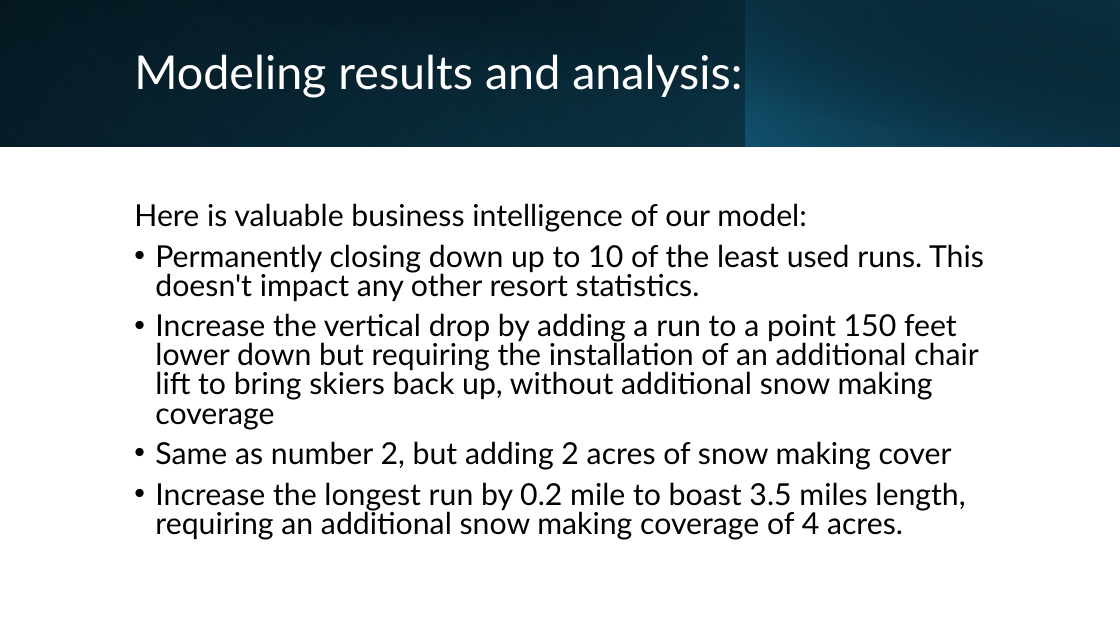
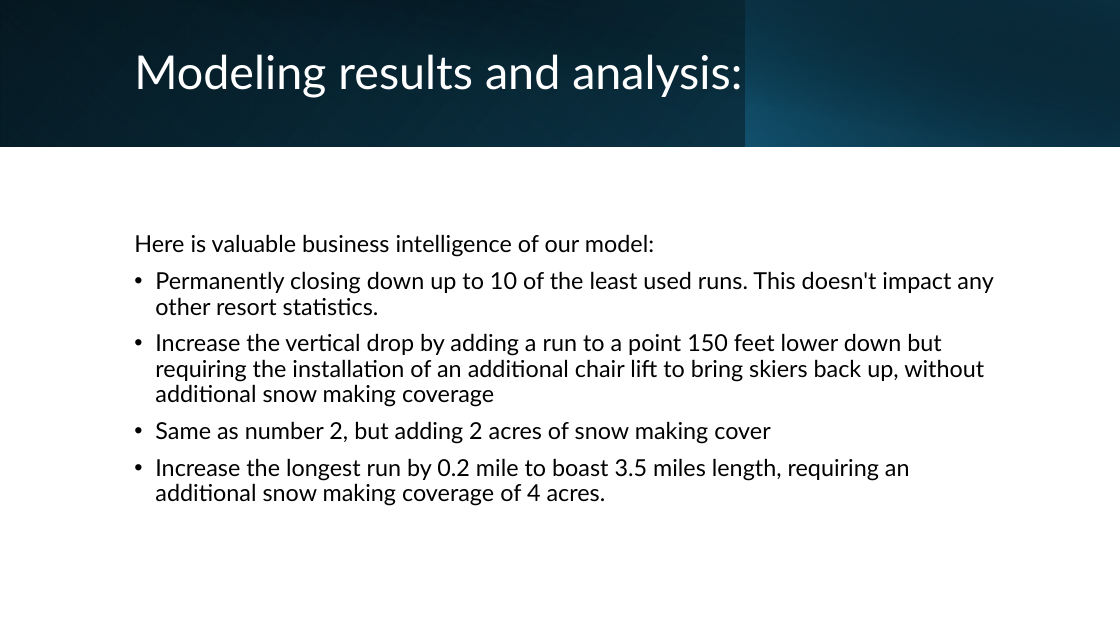
Before and after one commit to npandey472/DataScienceGuidedCapstone, a slide deck: slide 5 of Guided Capstone Presentation - for the Executive Team.pptx. Drawn at 1120x630 pixels with LibreOffice and Linux fonts; fonts in the diff are those of the drawing. Boxes give left, top, right and bottom in pixels: in the first picture for what was removed or moved away, otherwise in the second. Text is boxed around its words. In the diff, an @@ line names an element or a change of style, - is before the commit and + after.

```diff
--- a/Guided Capstone Presentation - for the Executive Team.pptx
+++ b/Guided Capstone Presentation - for the Executive Team.pptx
@@ text "Here is valuable business intelligence ..." at [134,234,993,506]: size 25.9 to 20 pt; line spacing 0.8 to 0.9 @@
```
Also in this commit, not shown: 4 other slides changed.
